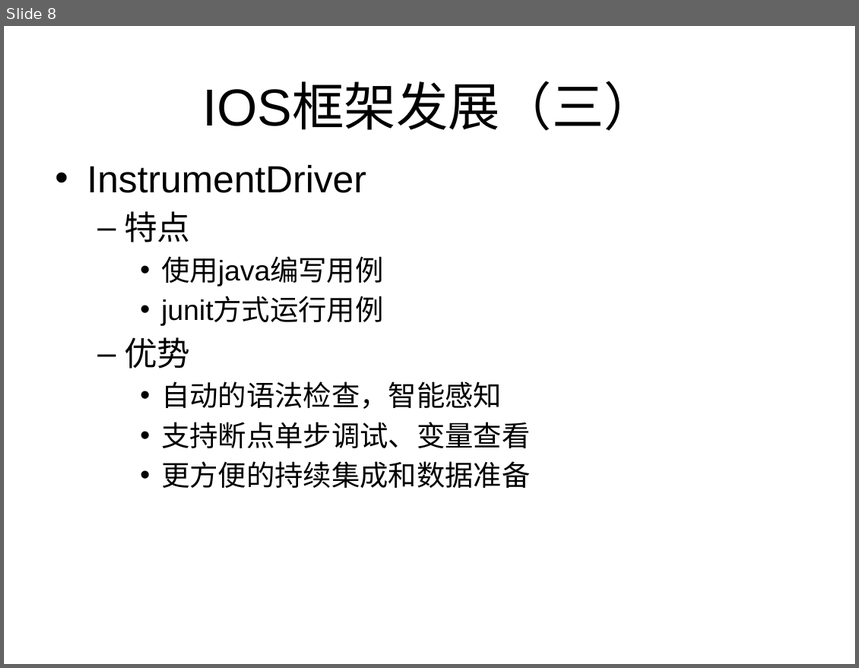
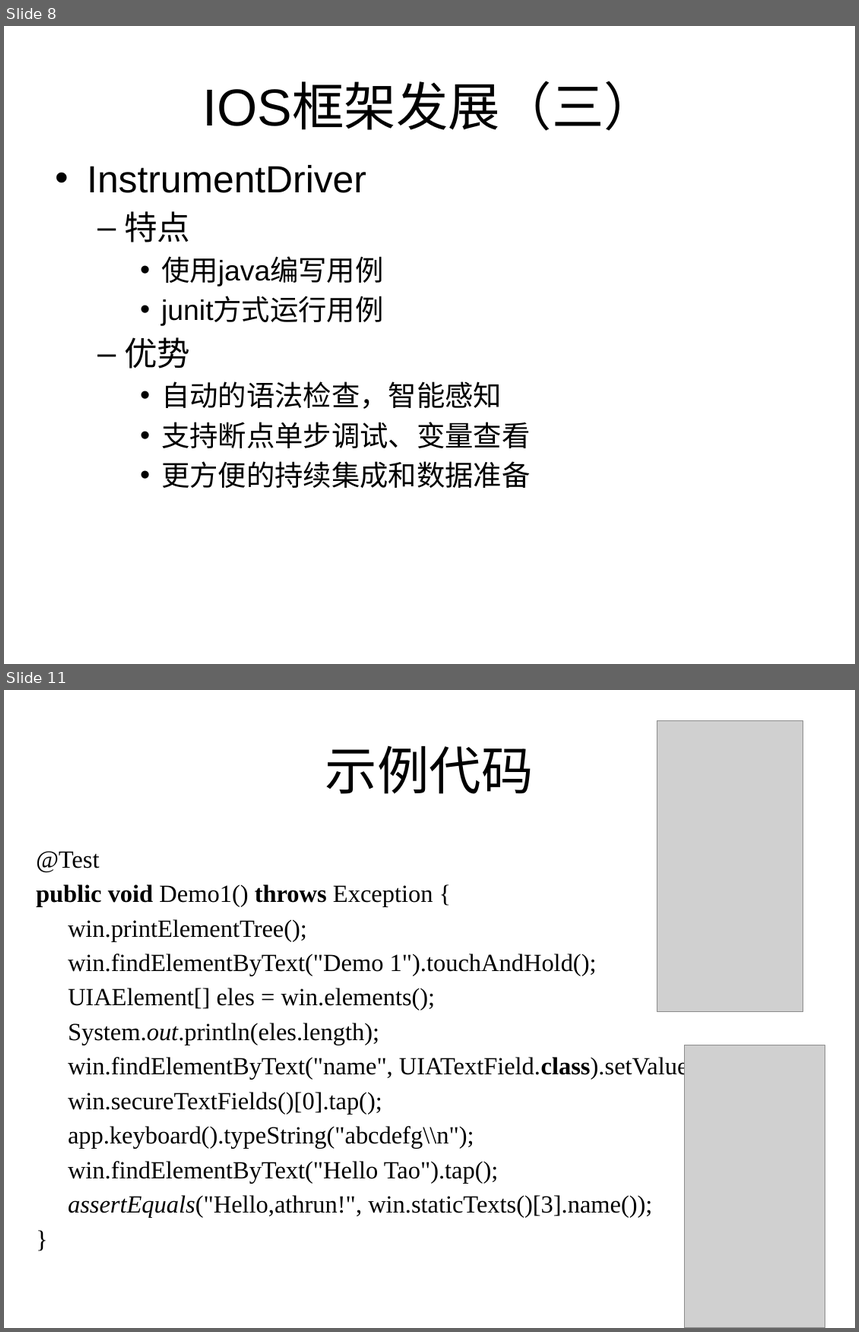
Before and after one commit to qxs820624/athrun, a slide deck: iOS/InstrumentDriver/Athrun Instrument Driver.pptx. Shown one above the other, each under a label of ours: slide 8 before the commit, slides 8 and 11 after it; the slides between them are not shown. The pictures are 859x668 and 859x1332 pixels, drawn with LibreOffice and Linux fonts; fonts in the diff are those of the drawing; grey boxes stand for pictures; background and template pictures are left out. Boxes give left, top, right and bottom in pixels: in the first picture for what was removed or moved away, otherwise in the second. Text is boxed around its words. In the diff, an @@ line names an element or a change of style, - is before the commit and + after.

```diff
--- a/iOS/InstrumentDriver/Athrun Instrument Driver.pptx
+++ b/iOS/InstrumentDriver/Athrun Instrument Driver.pptx
@@ slide 11 added at (4,690,855,1328), background picture (left out) @@
@@ picture added at (658,720,804,1011) @@
@@ title added at (325,745,534,794), 44 pt, text #000000 @@
+示例代码
@@ text added at (36,851,794,1218), 20.9 pt, text #000000 @@
+@Test
+public void Demo1() throws Exception {
+win.printElementTree();
+win.findElementByText("Demo 1").touchAndHold();
+UIAElement[] eles = win.elements();
+System.out.println(eles.length);
+win.findElementByText("name", UIATextField.class).setValue("athrun");
+win.secureTextFields()[0].tap();
+app.keyboard().typeString("abcdefg\\n");
+win.findElementByText("Hello Tao").tap();
+assertEquals("Hello,athrun!", win.staticTexts()[3].name());
+}
@@ picture added at (684,1045,825,1328) @@
```
Also in this commit, not shown: 1 slide changed, 3 other slides added, 2 other files.
